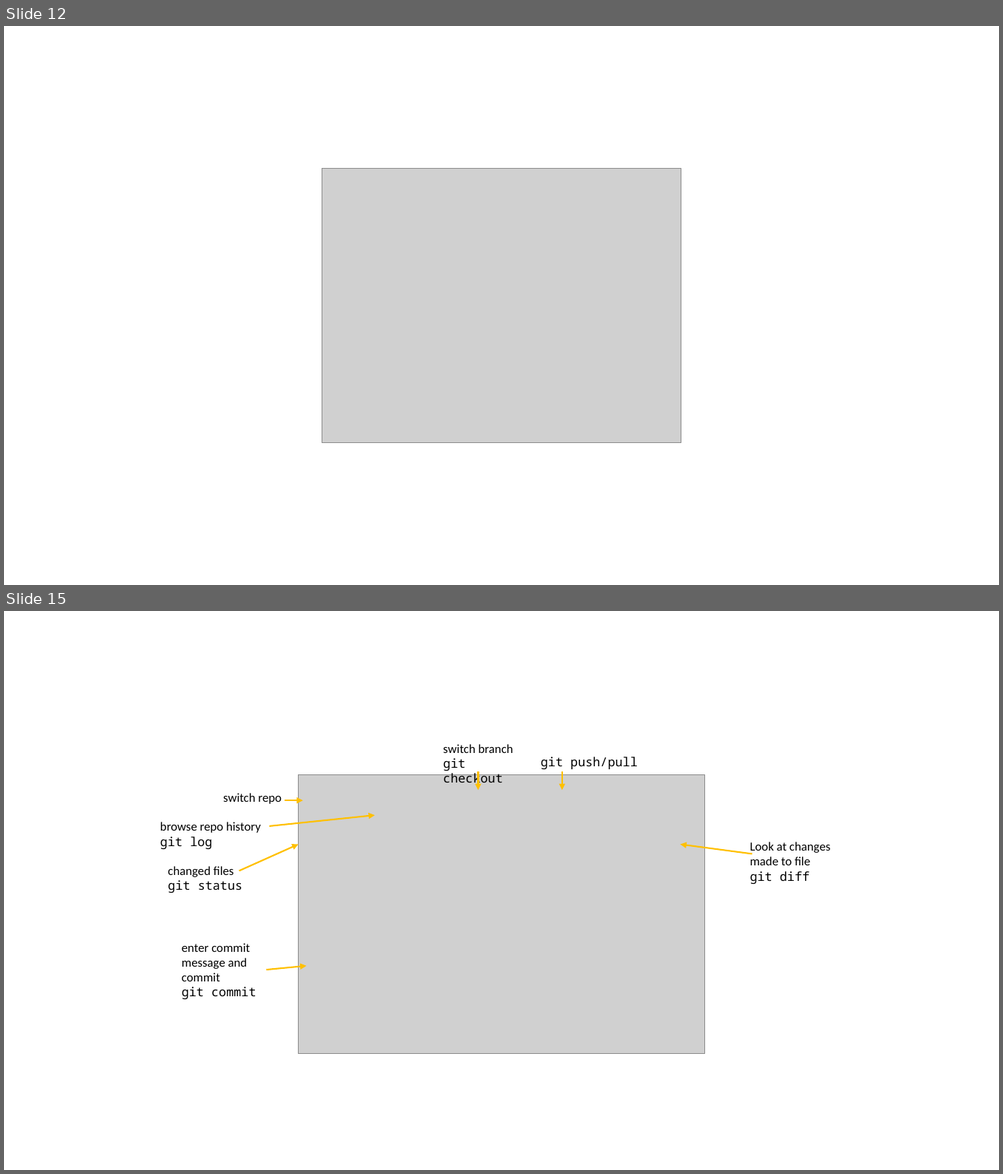
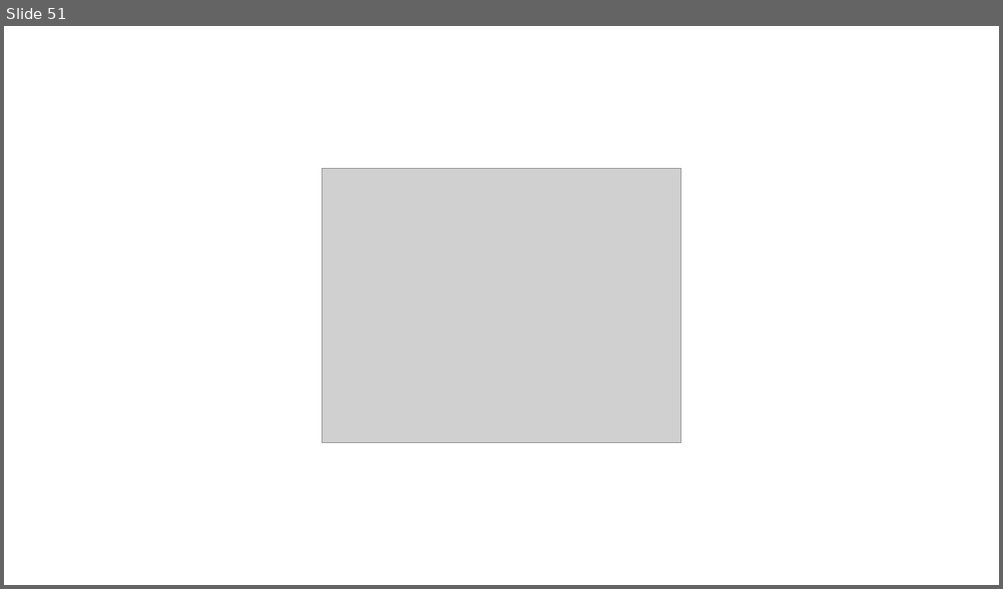
Before and after one commit to selinaZitrone/get-started-with-git, a slide deck: slides/img/images.pptx. Shown one above the other, each under a label of ours: slides 12 and 15 before the commit, slide 51 after it; the slides between them are not shown. The pictures are 1003x1174 and 1003x589 pixels, drawn with LibreOffice and Linux fonts; fonts in the diff are those of the drawing; grey boxes stand for pictures. Boxes give left, top, right and bottom in pixels: in the first picture for what was removed or moved away, otherwise in the second. Text is boxed around its words. In the diff, an @@ line names an element or a change of style, - is before the commit and + after.

```diff
--- a/slides/img/images.pptx
+++ b/slides/img/images.pptx
@@ slide 15 removed at <box>4,611,999,1170</box>, background #FFFFFF @@
@@ group removed at <box>160,744,830,1054</box>: 7 texts, 7 arrows, 1 picture @@
-switch repo
-switch branch
-git checkout
-git push/pull
-browse repo history
-git log
-changed files
-git status
-enter commit message and commit
-git commit
-Look at changes made to file
-git diff
@@ what was slide 12 is now slide 51 @@
```
Also in this commit, not shown: 22 slides changed, 45 slides added, 9 other slides removed, 2 other files.
